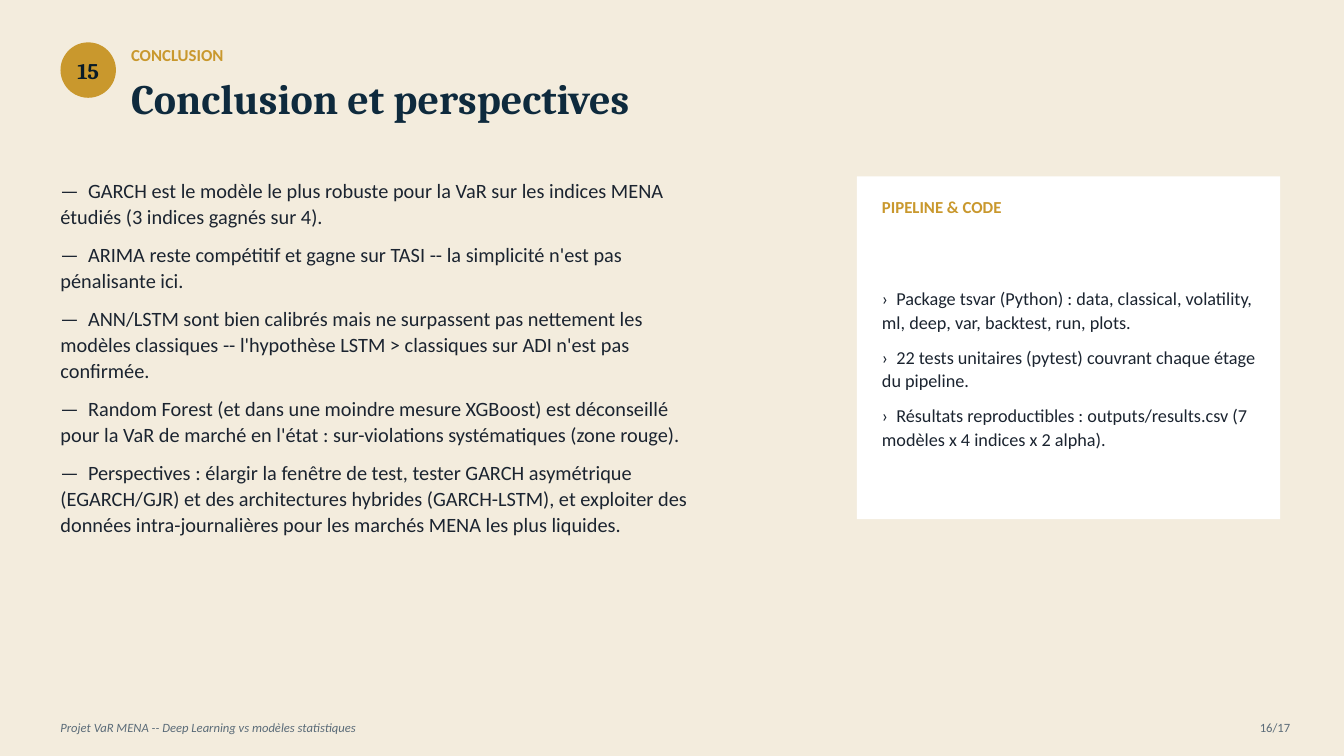
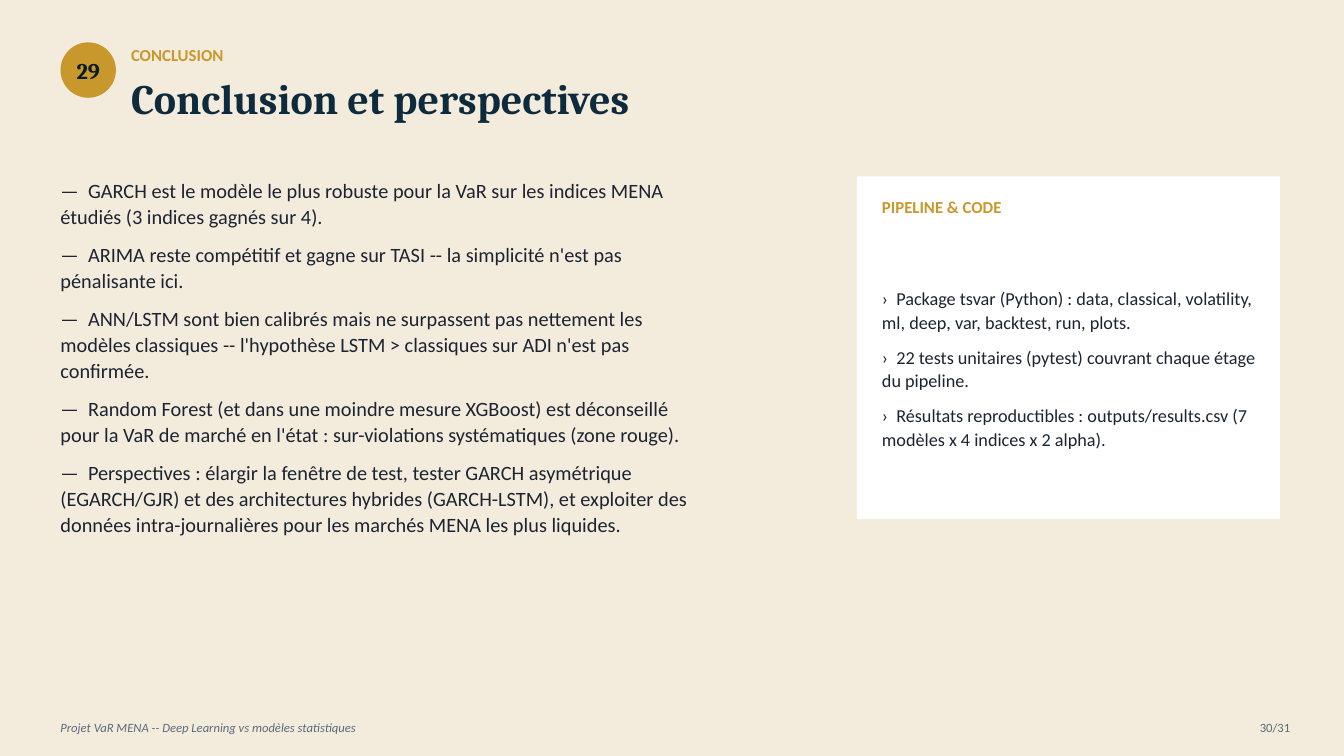
Before and after one commit to AhmedBenArfa/Projet-MENA-Series-temporelles, a slide deck: slide 30 of presentation/VaR_MENA.pptx (slide 16 before the commit). Drawn at 1344x756 pixels with LibreOffice and Linux fonts; fonts in the diff are those of the drawing. Boxes give left, top, right and bottom in pixels: in the first picture for what was removed or moved away, otherwise in the second. Text is boxed around its words. In the diff, an @@ line names an element or a change of style, - is before the commit and + after.

```diff
--- a/presentation/VaR_MENA.pptx
+++ b/presentation/VaR_MENA.pptx
@@ text in ellipse at <box>77,64,100,79</box>: text changed @@
-15
+29
@@ text at <box>1260,723,1290,732</box>: text changed @@
-16/17
+30/31
```
Also in this commit, not shown: 16 other slides changed, 14 slides added, 4 other files.
